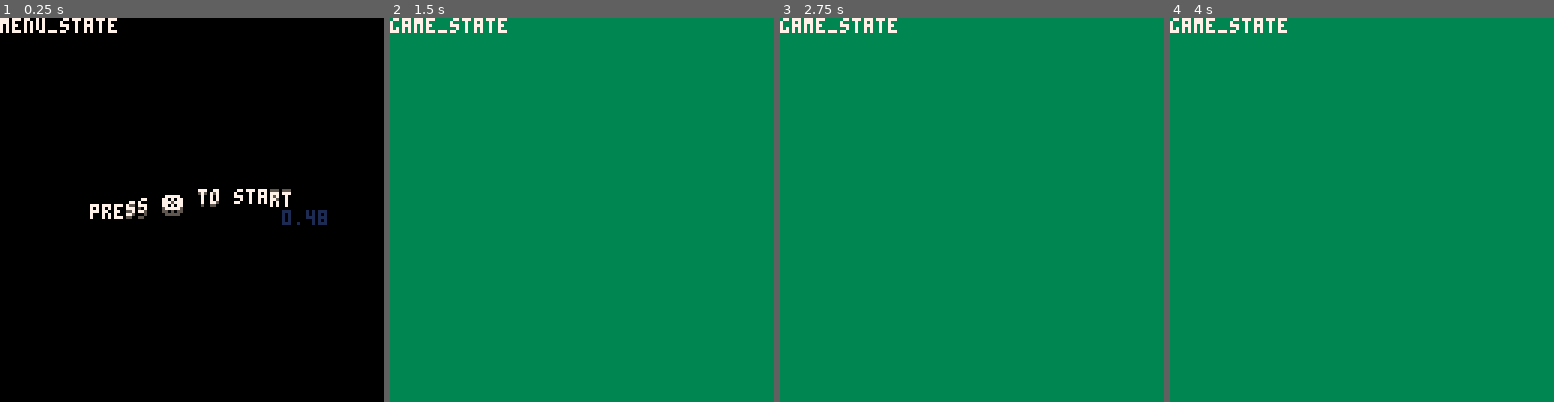
Above: before the commit, frames 1-4 (left to right).
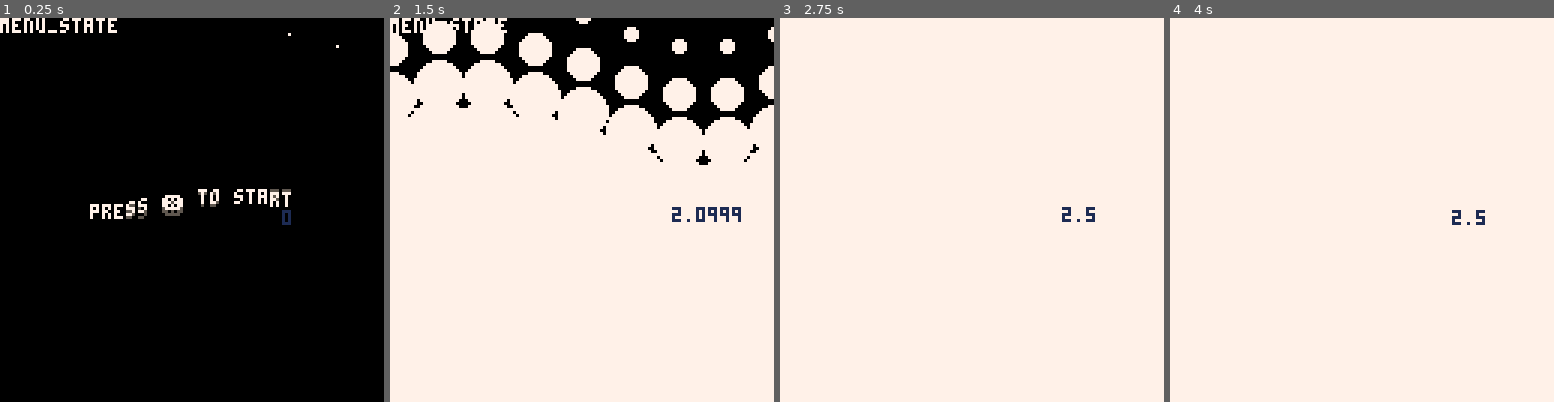
Above: after the commit, the same moments.

Repository: ekaktusz/ld53delivery
Game: PICO-8 cartridge delivery.p8
Same seed, same stepped clock (60 frames per second), same inputs: the game is played once before the commit and once after it.
Inputs:
- Up to frame 1 (0.25 s): no input
- Up to frame 2 (1.5 s): tap X (X key) at 0.33, 1.07 s
- Up to frame 3 (2.75 s): tap X (X key) at 1.85 s
- Up to frame 4 (4 s): tap X (X key) at 2.97 s

The runs differ from the first frame. In frame 1, 0.2% of the frame differs, in the area x 75-89%, y 3-54%; in frame 2, 99%, in the area x 0-100%, y 0-100%; in frame 3, 99%; in frame 4, 99%.

Commit message:
transition class improvements

Diff:
--- a/include/menu_state.lua
+++ b/include/menu_state.lua
@@ -5,15 +5,18 @@
     _draw = menu_state_draw
 
     menu_state.wavy_f = 0
-    menu_state.tran_t = 0
+
+    menu_state.close_tran = transition_new(0.03, "close")
 end
 
 function menu_state_update()
     if btnp(❎) then
-        game_state_init()
+        --game_state_init()
+        transition_start(menu_state.close_tran)
     end
 
-    menu_state.tran_t += 0.03
+    transition_update(menu_state.close_tran)
+
     menu_state.wavy_f += 2.5
 end
 
@@ -21,5 +24,6 @@
     cls()
     print("menu_state")
     wavy_text("press ❎  to start", menu_state.wavy_f)
-    close_transition(menu_state.tran_t)
+
+    transition_draw(menu_state.close_tran)
 end
--- a/include/transition.lua
+++ b/include/transition.lua
@@ -1,11 +1,50 @@
-tran_duration = 2.5
+local tran_duration = 2.5
 
-function close_transition(t)
+-- type "open" or "close"
+function transition_new(_speed, _type)
+    local transition = {
+        t = 0,
+        s = _speed,
+        started = false,
+        type = _type
+    }
+    return transition
+end
+
+function transition_start(tran)
+    tran.started = true
+end
+
+function transition_update(tran)
+    if not tran.started then
+        return
+    end
+
+    tran.t += tran.s
+end
+
+function transition_is_finished(tran)
+    if (tran.type == "close") then
+        return tran.t >= tran_duration
+    elseif (tran.type == "open") then
+        return tran.t <= 0
+    end
+end
+
+function transition_draw(tran)
+    if (tran.type == "close") then
+        draw_close_transition(tran.t)
+    elseif (tran.type == "open") then
+        draw_open_transition(tran.t)
+    end
+end
+
+function draw_close_transition(t)
     if (t > tran_duration) then t=tran_duration end
     draw_transition(t)
 end
 
-function open_transition(t)
+function draw_open_transition(t)
     t = tran_duration-t
     if (t < 0) then return end
     draw_transition(t)
